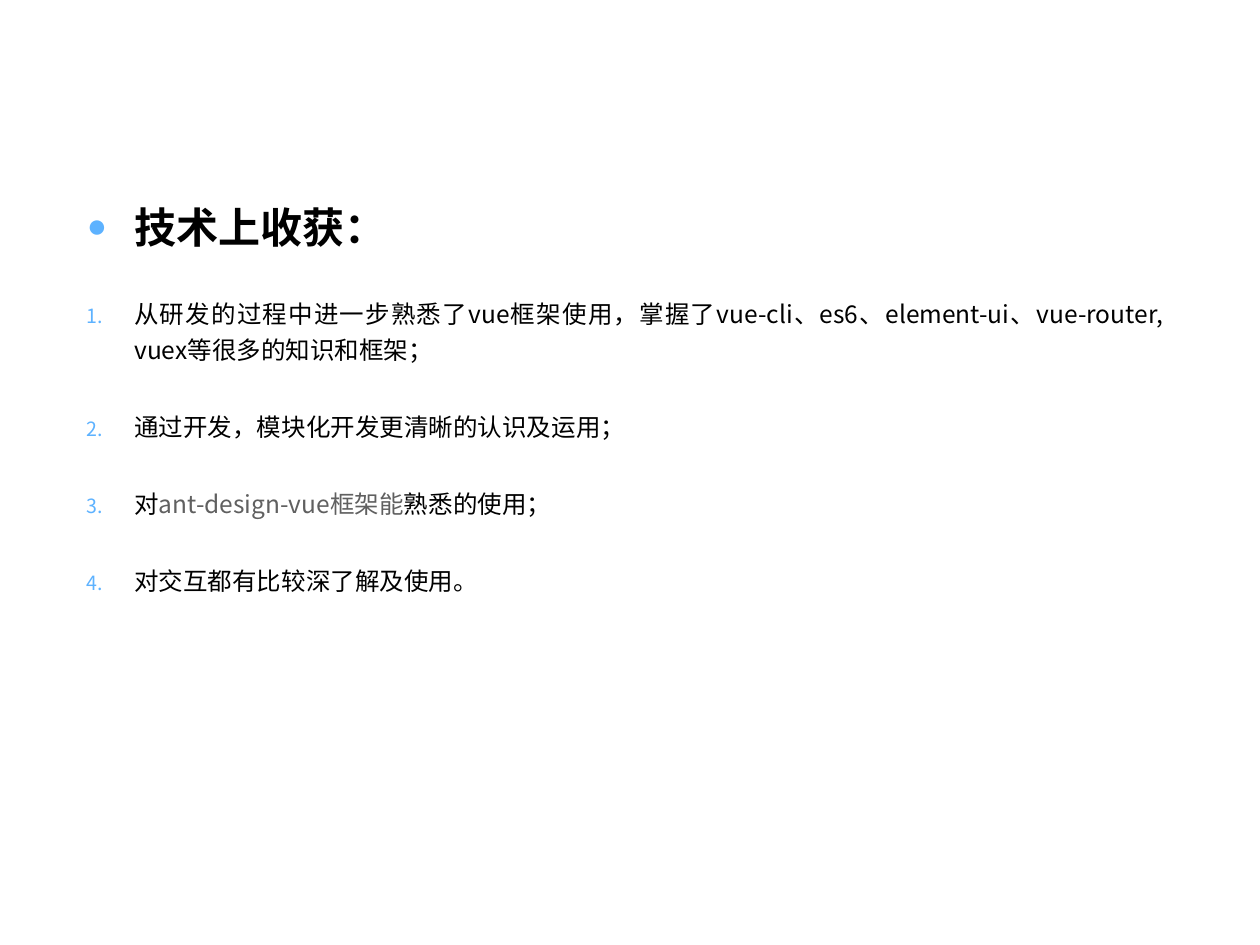
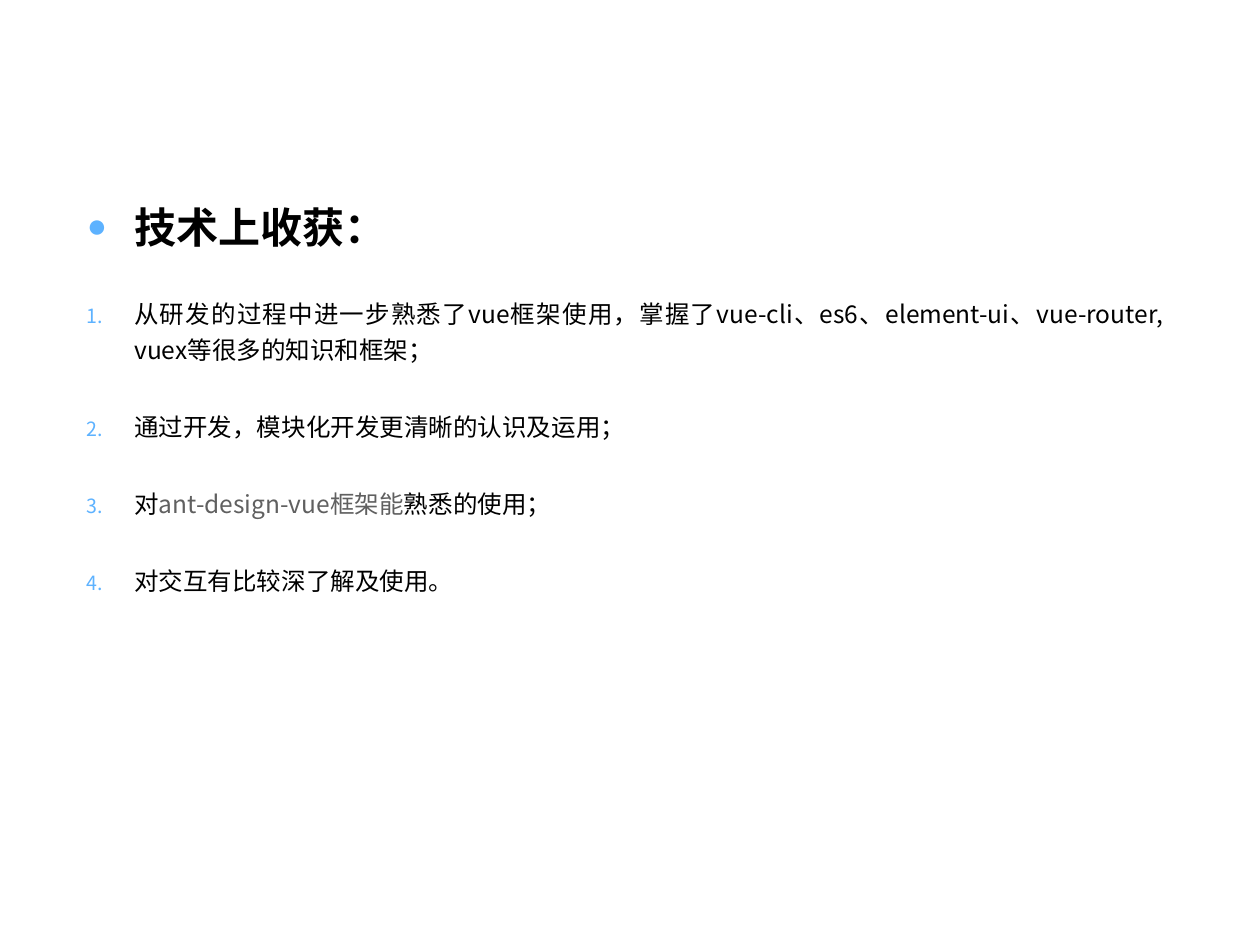
Before and after one commit to zhengyuliang/Blog-Back-Up, a slide deck: slide 17 of ppt/转正答辩汇报_郑宇亮.pptx. Drawn at 1260x945 pixels with LibreOffice and Linux fonts; fonts in the diff are those of the drawing; background and template pictures are left out. Boxes give left, top, right and bottom in pixels: in the first picture for what was removed or moved away, otherwise in the second. Text is boxed around its words. In the diff, an @@ line names an element or a change of style, - is before the commit and + after.

```diff
--- a/ppt/转正答辩汇报_郑宇亮.pptx
+++ b/ppt/转正答辩汇报_郑宇亮.pptx
@@ text at (134, 569, 453, 592): text changed @@
-4. 对交互都有比较深了解及使用。
+4. 对交互有比较深了解及使用。
```
Also in this commit, not shown: 4 other slides changed, 1 slide added.
